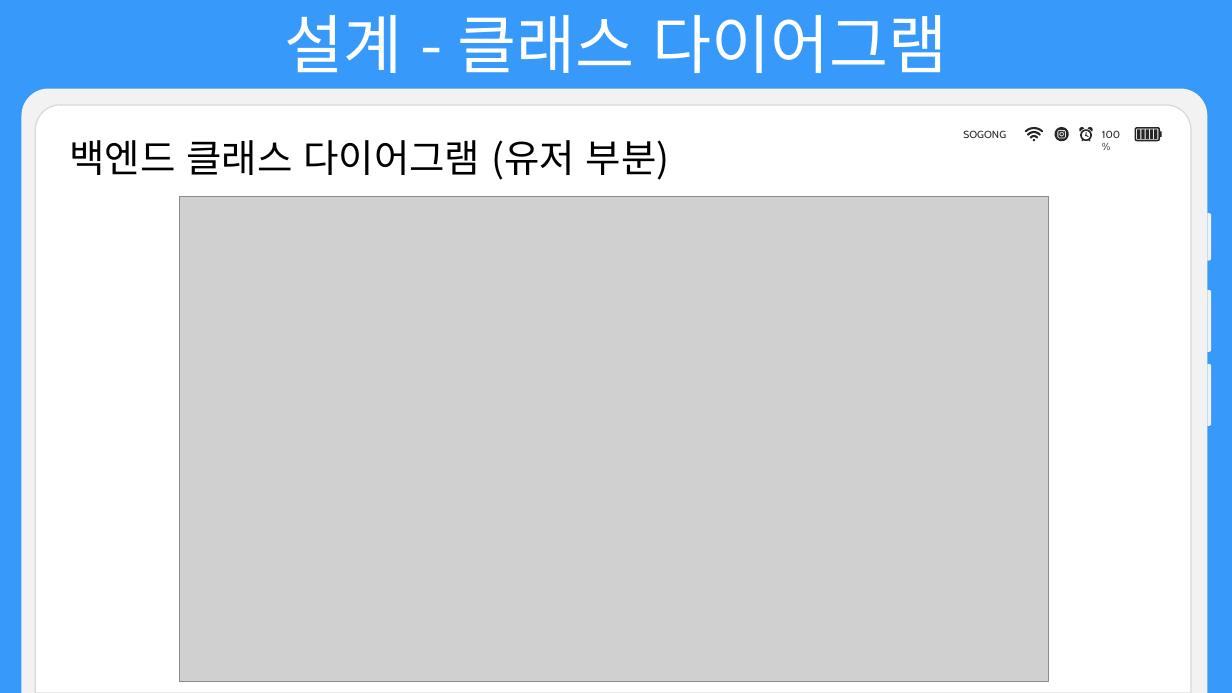
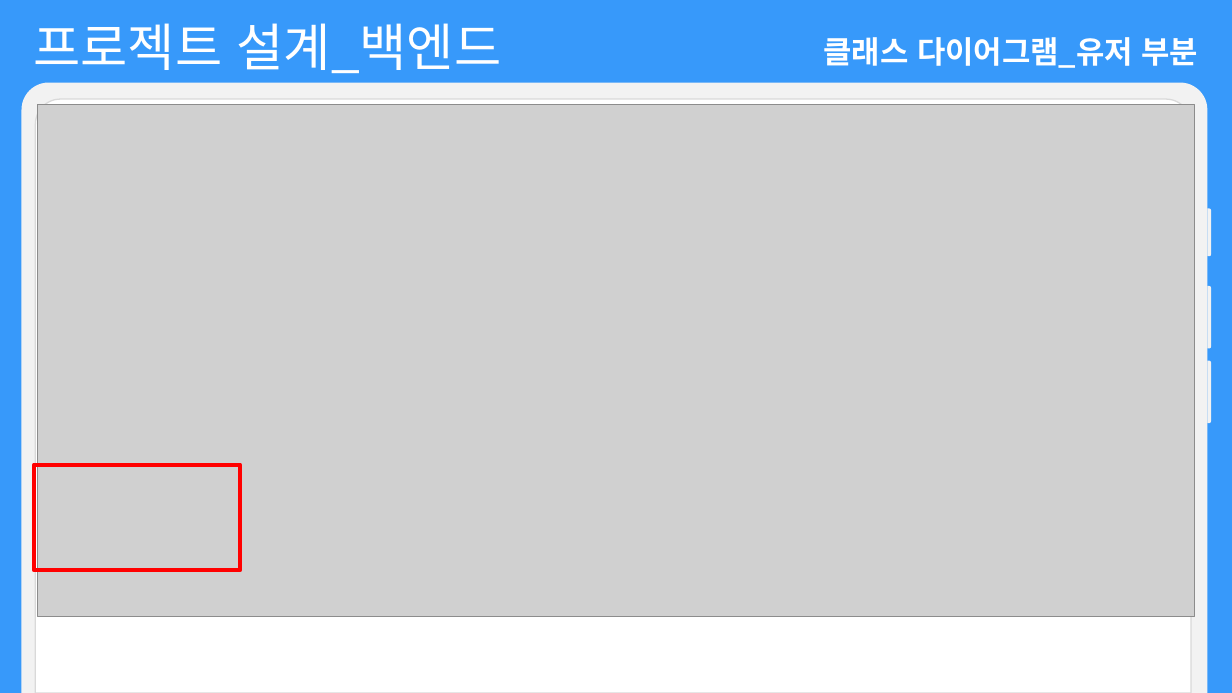
Before and after one commit to choign3123/SE_7, a slide deck: slide 28 of 발표/소프트웨어공학 발표_gn.pptx (slide 36 before the commit). Drawn at 1232x693 pixels with LibreOffice and Linux fonts; fonts in the diff are those of the drawing; grey boxes stand for pictures. Boxes give left, top, right and bottom in pixels: in the first picture for what was removed or moved away, otherwise in the second. Text is boxed around its words. In the diff, an @@ line names an element or a change of style, - is before the commit and + after.

```diff
--- a/발표/소프트웨어공학 발표_gn.pptx
+++ b/발표/소프트웨어공학 발표_gn.pptx
@@ text added at [34,23,502,73], 40 pt, text #FFFFFF @@
+프로젝트 설계_백엔드
@@ text removed at [284,15,947,73] @@
-설계 - 클래스 다이어그램
@@ text at [824,37,1199,68]: text changed; size 30 to 24 pt; text colour #000000 to #FFFFFF; bold on @@
-백엔드 클래스 다이어그램 (유저 부분)
+클래스 다이어그램_유저 부분
@@ round same rect: place and size @@
-round same rect at [21,89,1207,693]
+round same rect at [21,82,1207,693]
@@ round same rect: place and size @@
-round same rect at [35,105,1191,693]
+round same rect at [35,99,1191,693]
@@ picture: place and size @@
-picture at [179,196,1049,681]
+picture at [37,104,1194,616]
@@ group removed at [963,128,1162,141]: 9 freeform shapes, 2 texts @@
-100%
-SOGONG
@@ 3 round same rects: place and size @@
-3 round same rects at [1208,213,1211,426]
+3 round same rects at [1208,208,1212,423]
@@ rectangle added at [34,465,240,570], outline #FF0000 3 pt @@
```
Also in this commit, not shown: 37 other slides changed, 20 slides added, 5 slides removed.
